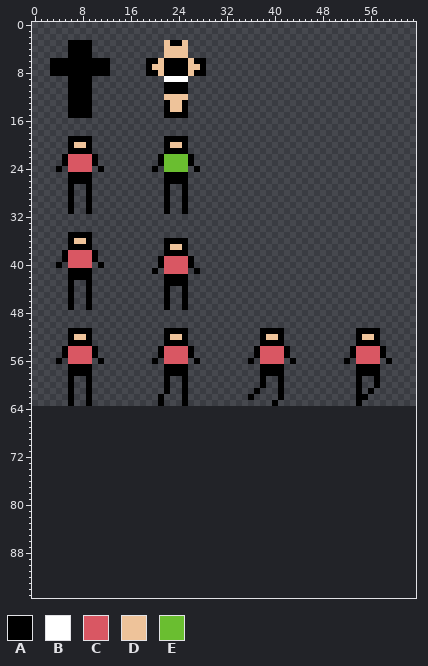
Sprite sheet -- ui/public/assets/spritesheet.png. Above, as it was before the edit.
The file is 64x64 pixels. The old version is drawn lined up with the new one, on the new canvas.
Palette (. is transparent): A #000000  B #ffffff  C #d95763  D #eec39a  E #6abe30
Pixels before (only the part around the change), first column x 0:
52 ......ADDA............ADDA...........
53 ......AAAA............AAAA...........
54 .....ACCCCA..........ACCCCA..........
55 .....ACCCCA..........ACCCCA..........
56 ....A.CCCC.A........A.CCCC.A........A
57 ......AAAA............AAAA...........
58 ......AAAA............AAAA...........
59 ......A..A............A..A...........
60 ......A..A............A..A...........
61 ......A..A............A..A...........
62 ......A..A...........A...A..........A
63 ......A..A...........A...A...........
64 .....................................
65 .....................................
66 .....................................
67 .....................................
68 .....................................
69 .....................................
70 .....................................
71 .....................................
72 .....................................
73 .....................................
74 .....................................
75 .....................................
76 .....................................
77 .....................................
78 .....................................
79 .....................................
80 .....................................
81 .....................................
The result:
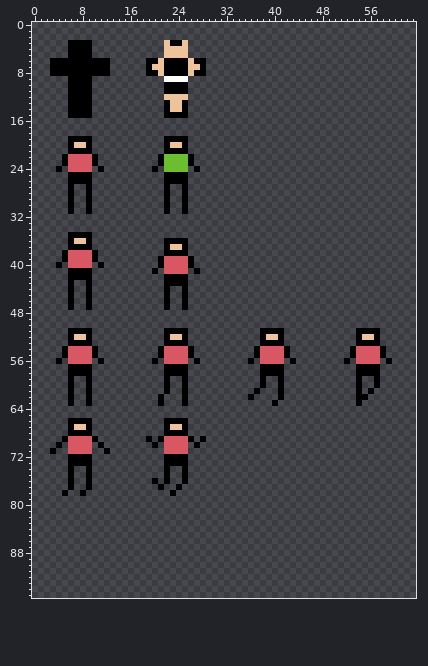
Commit: chore(player): adds jumping animation
The exact change:
{"change": "canvas 64x64 -> 64x96"}
{"y":66,"x":6,"old":"....","new":"AAAA"}
{"y":66,"x":22,"old":"....","new":"AAAA"}
{"y":67,"x":6,"old":"....","new":"ADDA"}
{"y":67,"x":22,"old":"....","new":"ADDA"}
{"y":68,"x":6,"old":"....","new":"AAAA"}
{"y":68,"x":22,"old":"....","new":"AAAA"}
{"y":69,"x":5,"old":"......","new":"ACCCCA"}
{"y":69,"x":19,"old":".","new":"A"}
{"y":69,"x":21,"old":"......","new":"ACCCCA"}
{"y":69,"x":28,"old":".","new":"A"}
{"y":70,"x":4,"old":".","new":"A"}
{"y":70,"x":6,"old":"....","new":"CCCC"}
{"y":70,"x":11,"old":".","new":"A"}
{"y":70,"x":20,"old":".","new":"A"}
{"y":70,"x":22,"old":"....","new":"CCCC"}
{"y":70,"x":27,"old":".","new":"A"}
{"y":71,"x":3,"old":".","new":"A"}
{"y":71,"x":6,"old":"....","new":"CCCC"}
{"y":71,"x":12,"old":".","new":"A"}
{"y":71,"x":22,"old":"....","new":"CCCC"}
{"y":72,"x":6,"old":"....","new":"AAAA"}
{"y":72,"x":22,"old":"....","new":"AAAA"}
{"y":73,"x":6,"old":"....","new":"AAAA"}
{"y":73,"x":22,"old":"....","new":"AAAA"}
{"y":74,"x":6,"old":".","new":"A"}
{"y":74,"x":9,"old":".","new":"A"}
{"y":74,"x":22,"old":".","new":"A"}
{"y":74,"x":25,"old":".","new":"A"}
{"y":75,"x":6,"old":".","new":"A"}
{"y":75,"x":9,"old":".","new":"A"}
{"y":75,"x":22,"old":".","new":"A"}
{"y":75,"x":25,"old":".","new":"A"}
{"y":76,"x":6,"old":".","new":"A"}
{"y":76,"x":9,"old":".","new":"A"}
{"y":76,"x":20,"old":".","new":"A"}
{"y":76,"x":22,"old":".","new":"A"}
{"y":76,"x":25,"old":".","new":"A"}
{"y":77,"x":6,"old":".","new":"A"}
{"y":77,"x":9,"old":".","new":"A"}
{"y":77,"x":21,"old":".","new":"A"}
{"y":77,"x":24,"old":".","new":"A"}
{"y":78,"x":5,"old":".","new":"A"}
{"y":78,"x":8,"old":".","new":"A"}
{"y":78,"x":23,"old":".","new":"A"}
